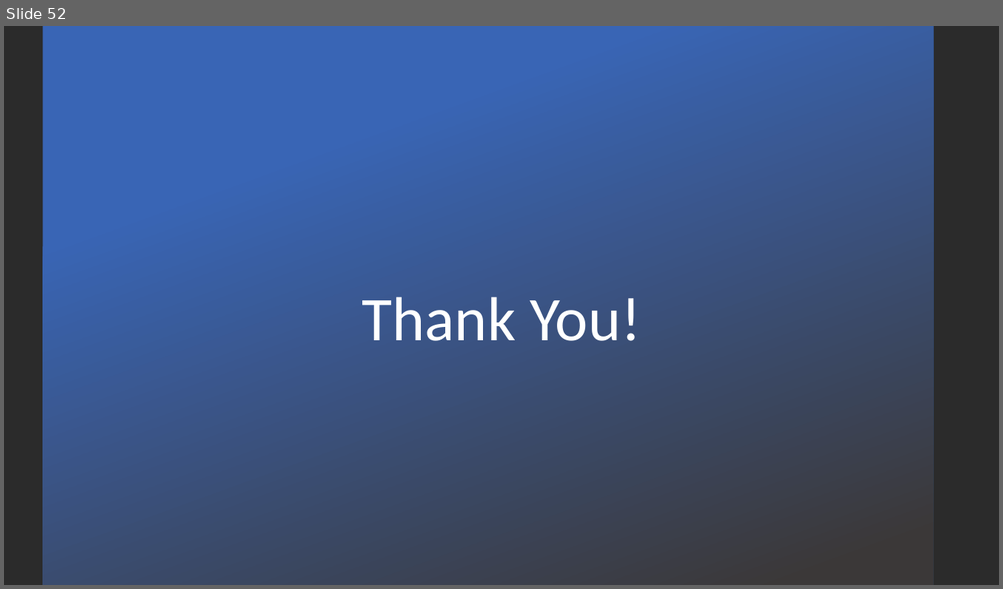
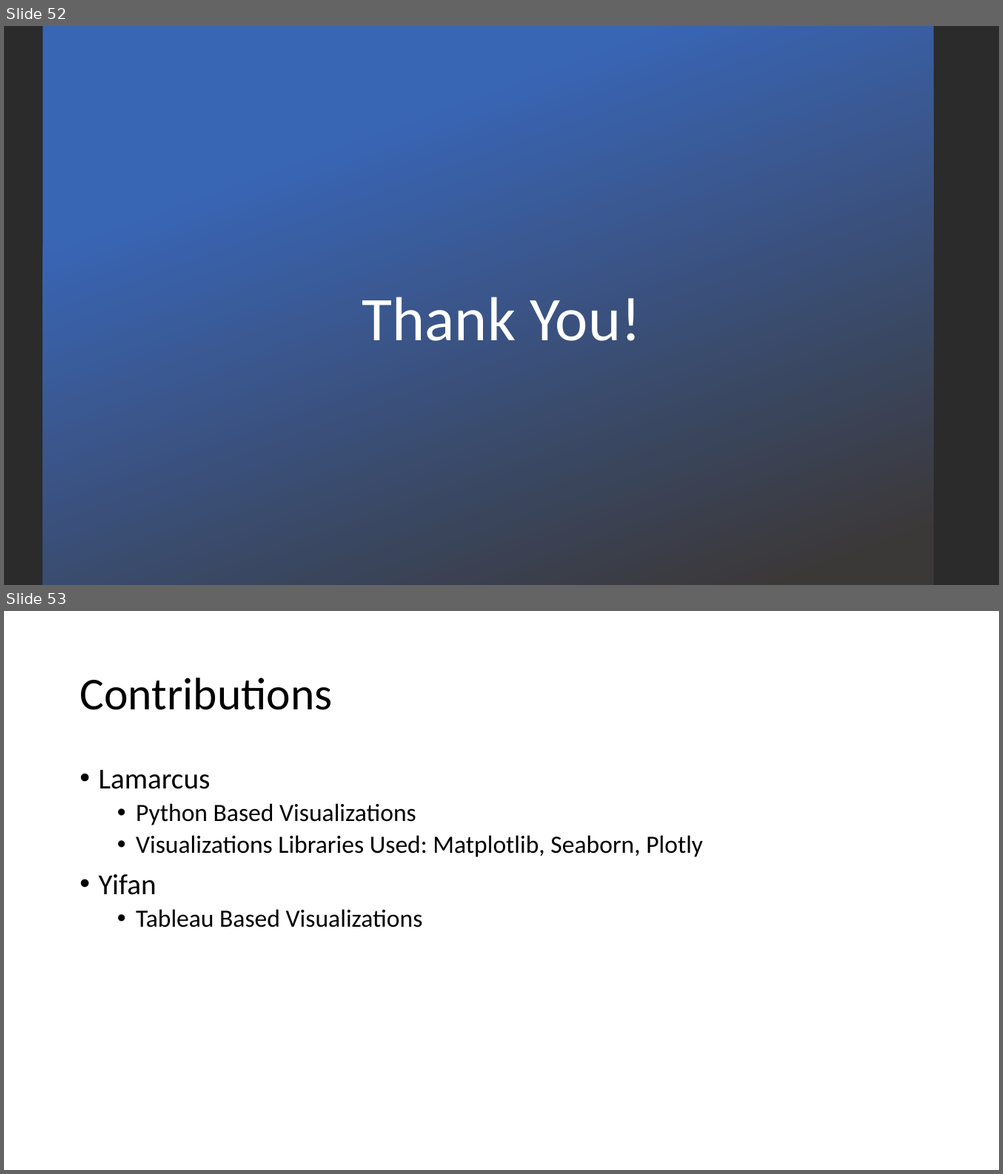
Before and after one commit to MarcusColeman/COVID-and-Its-Effects, a slide deck: Team D Final Project Presentation.pptx. Shown one above the other, each under a label of ours: slide 52 before the commit, slides 52 and 53 after it. The pictures are 1003x589 and 1003x1174 pixels, drawn with LibreOffice and Linux fonts; fonts in the diff are those of the drawing; background and template pictures are left out; a plain dark background stands for a picture behind light text. Boxes give left, top, right and bottom in pixels: in the first picture for what was removed or moved away, otherwise in the second. Text is boxed around its words. In the diff, an @@ line names an element or a change of style, - is before the commit and + after.

Commit message:
added contributions to ppt

```diff
--- a/Team D Final Project Presentation.pptx
+++ b/Team D Final Project Presentation.pptx
@@ slide 53 added at (4,611,999,1170), background #FFFFFF @@
@@ title added at (79,678,332,710), 44 pt, text #000000 @@
+Contributions
@@ text added at (99,770,703,928), 24 pt, text #000000 @@
+• Lamarcus
+  • Python Based Visualizations
+  • Visualizations Libraries Used: Matplotlib, Seaborn, Plotly
+• Yifan
+  • Tableau Based Visualizations
```
